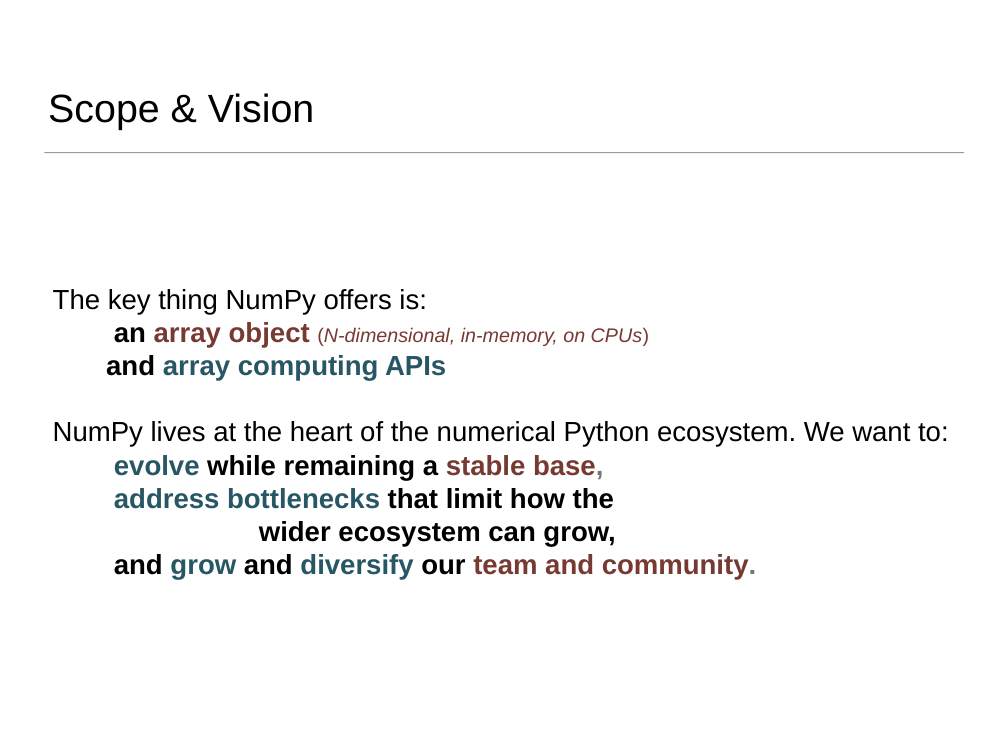
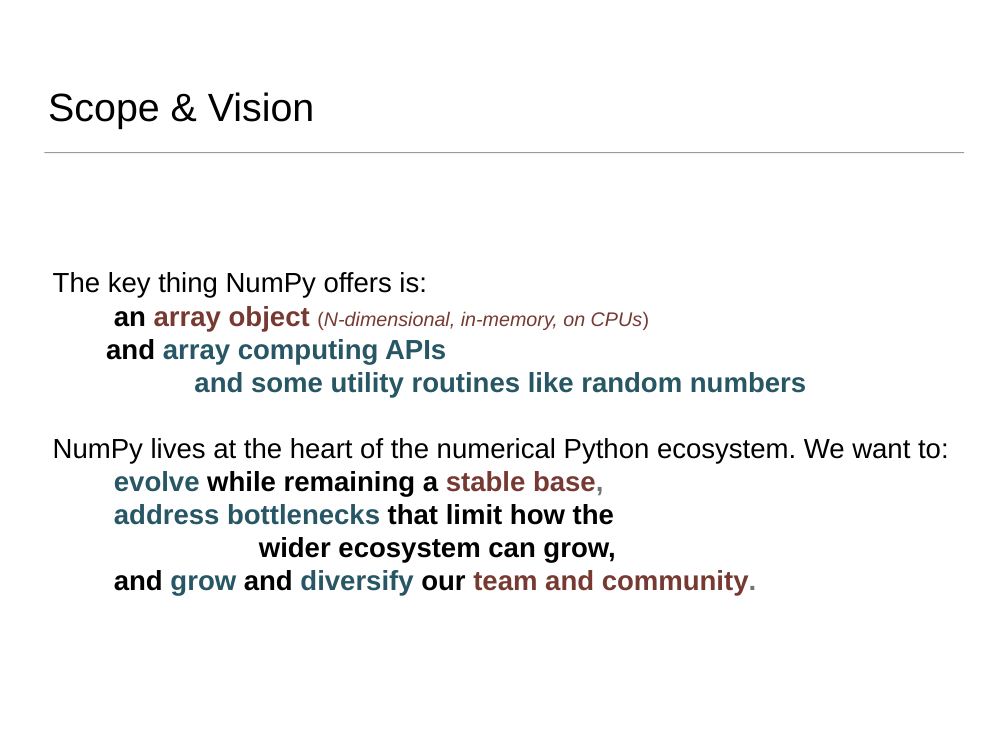
Before and after one commit to BIDS-numpy/docs, a slide deck: slide 22 of presentations/inside_numpy_talk_euroscipy2019.pptx (slide 23 before the commit). Drawn at 1008x756 pixels with LibreOffice and Linux fonts; fonts in the diff are those of the drawing. Boxes give left, top, right and bottom in pixels: in the first picture for what was removed or moved away, otherwise in the second. Text is boxed around its words. In the diff, an @@ line names an element or a change of style, - is before the commit and + after.

```diff
--- a/presentations/inside_numpy_talk_euroscipy2019.pptx
+++ b/presentations/inside_numpy_talk_euroscipy2019.pptx
@@ text at bbox=[194, 372, 806, 397]: paragraph added @@
+and some utility routines like random numbers
```
Also in this commit, not shown: 5 other slides changed, 2 slides added, 1 slide removed, 1 other file.
